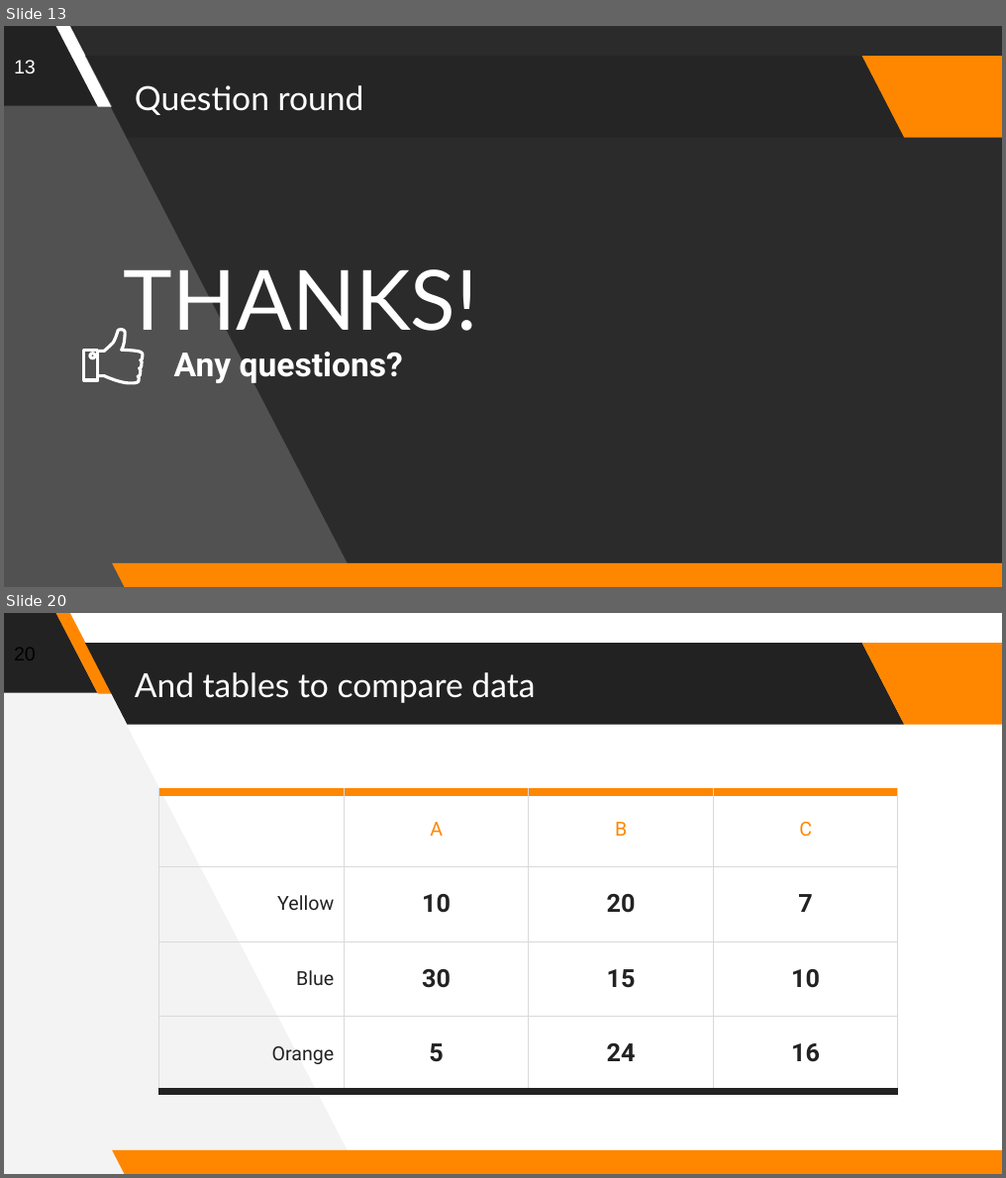
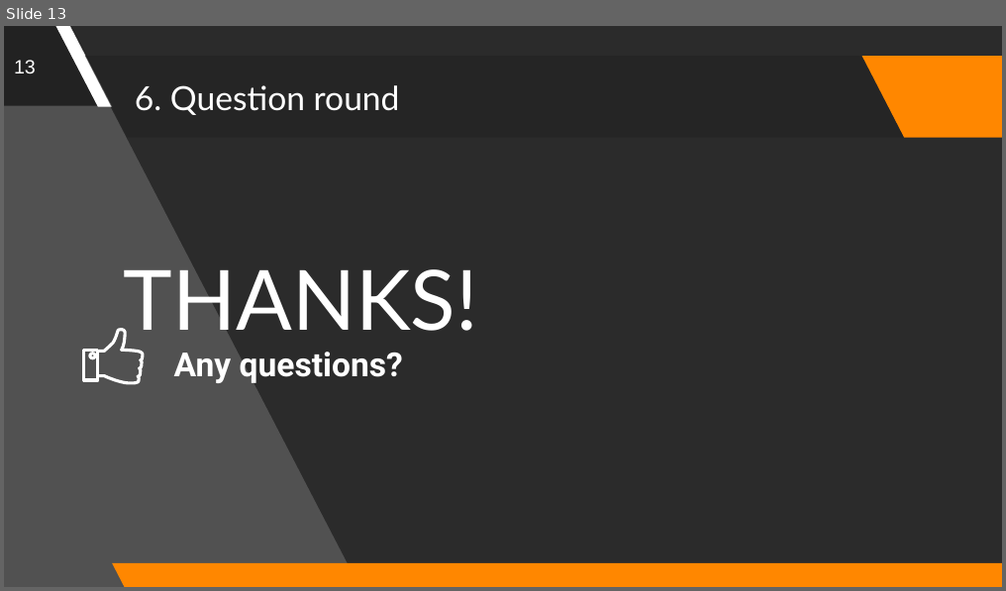
Before and after one commit to Reboocca/Blokboek5, a slide deck: 4_Onderhoudsprocedures/Presentation.pptx. Shown one above the other, each under a label of ours: slides 13 and 20 before the commit, slide 13 after it; the slides between them are not shown. The pictures are 1006x1178 and 1006x591 pixels, drawn with LibreOffice and Linux fonts; fonts in the diff are those of the drawing; background and template pictures are left out; a plain dark background stands for a picture behind light text. Boxes give left, top, right and bottom in pixels: in the first picture for what was removed or moved away, otherwise in the second. Text is boxed around its words. In the diff, an @@ line names an element or a change of style, - is before the commit and + after.

```diff
--- a/4_Onderhoudsprocedures/Presentation.pptx
+++ b/4_Onderhoudsprocedures/Presentation.pptx
@@ slide 20 removed at [4,613,1002,1174], background #FFFFFF; not listed: 3 template elements that a slide beside it also shows @@
@@ freeform shape removed at [4,613,359,1174] @@
@@ parallelogram removed at [55,613,113,694] @@
@@ parallelogram removed at [85,643,904,725] @@
@@ title removed at [135,672,535,703] @@
-And tables to compare data
@@ table removed at [159,791,898,1091], 4 rows, 4 columns @@
- | A | B | C
-Yellow | 10 | 20 | 7
-Blue | 30 | 15 | 10
-Orange | 5 | 24 | 16
@@ slide 13 changed as well @@
@@ title at [135,85,400,115]: text changed @@
-Question round
+6. Question round
```
Also in this commit, not shown: 6 other slides changed, 4 slides added, 25 other slides removed.
